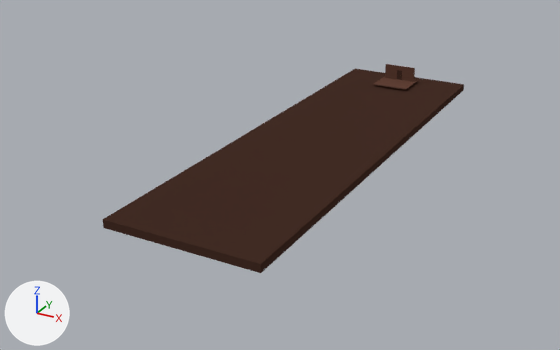
Two versions of the Blender file final-project/scenes/assets/boss_fight.blend, one commit apart.
The view is the same before and after, from a 50 mm lens placed at (839.0, -1724.0, 723.0), pointed at (-71.0, -71.0, -104.0). The lights are fixed; the arrows at lower left show +X, +Y and +Z.

Names of what the first picture shows: 'obj_box_ground', 'obj_box_wall_r'.
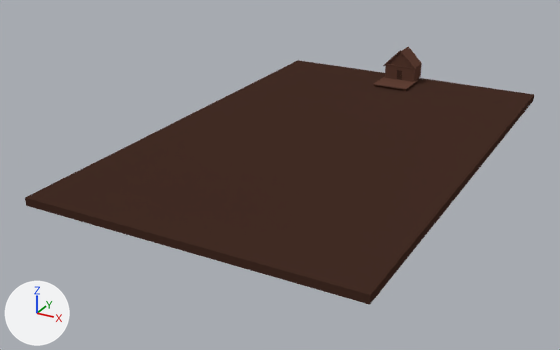
What changed in the scene script:
```text
Change ob_obj_box_ground:
    ob_obj_box_ground.scale: (192.0, 656.0, 10.0) -> (415.0, 656.0, 10.0)
Change ob_obj_box_wall_r:
    ob_obj_box_wall_r.location: (29.0, 607.0, 13.0) -> (29.0, 639.0, 13.0)
    ob_obj_box_wall_r.scale: (20.5, 1.94, 22.5) -> (20.5, 33.8, 22.5)
Add ob_obj_box_wall_t_004:
    ob_obj_box_wall_t_004 = bpy.data.objects.new('obj_box_wall_t.004', me_cube_009.copy())  # the mesh of ob_obj_box_wall_t
    ob_obj_box_wall_t_004.location = (25.0, 607.0, 59.0)
    ob_obj_box_wall_t_004.rotation_euler = (0.0, -2.376, 0.0)  # degrees (0, -136, 0)
    ob_obj_box_wall_t_004.scale = (39.2, 3.45, 2.4)
Add ob_obj_box_wall_t_002:
    ob_obj_box_wall_t_002 = bpy.data.objects.new('obj_box_wall_t.002', me_cube_009.copy())  # the mesh of ob_obj_box_wall_t
    ob_obj_box_wall_t_002.location = (0.0, 607.0, 35.0)
    ob_obj_box_wall_t_002.scale = (50.2, 3.45, 2.4)
Add ob_obj_box_wall_t_001:
    ob_obj_box_wall_t_001 = bpy.data.objects.new('obj_box_wall_t.001', me_cube_009.copy())  # the mesh of ob_obj_box_wall_t
    ob_obj_box_wall_t_001.location = (0.0, 641.0, 35.0)
    ob_obj_box_wall_t_001.rotation_euler = (0.0, 0.785, 0.0)  # degrees (0, 45, 0)
    ob_obj_box_wall_t_001.scale = (35.3, 33.8, 35.2)
```

Where the change shows, as pixel boxes [x1, y1, x2, y2] in the pictures (560 x 350 px):
'obj_box_ground', rescaled (41% wider, 20% taller): before [103, 69, 464, 273]; after [25, 60, 534, 305]
'obj_box_wall_t.001', added: after [388, 46, 422, 67]
'obj_box_wall_r', moved, rescaled: before [402, 66, 415, 82]; after [402, 64, 422, 82]
'obj_box_wall_t.004', added: after [400, 50, 416, 70]
'obj_box_wall_t.002', added: after [386, 64, 415, 69]
